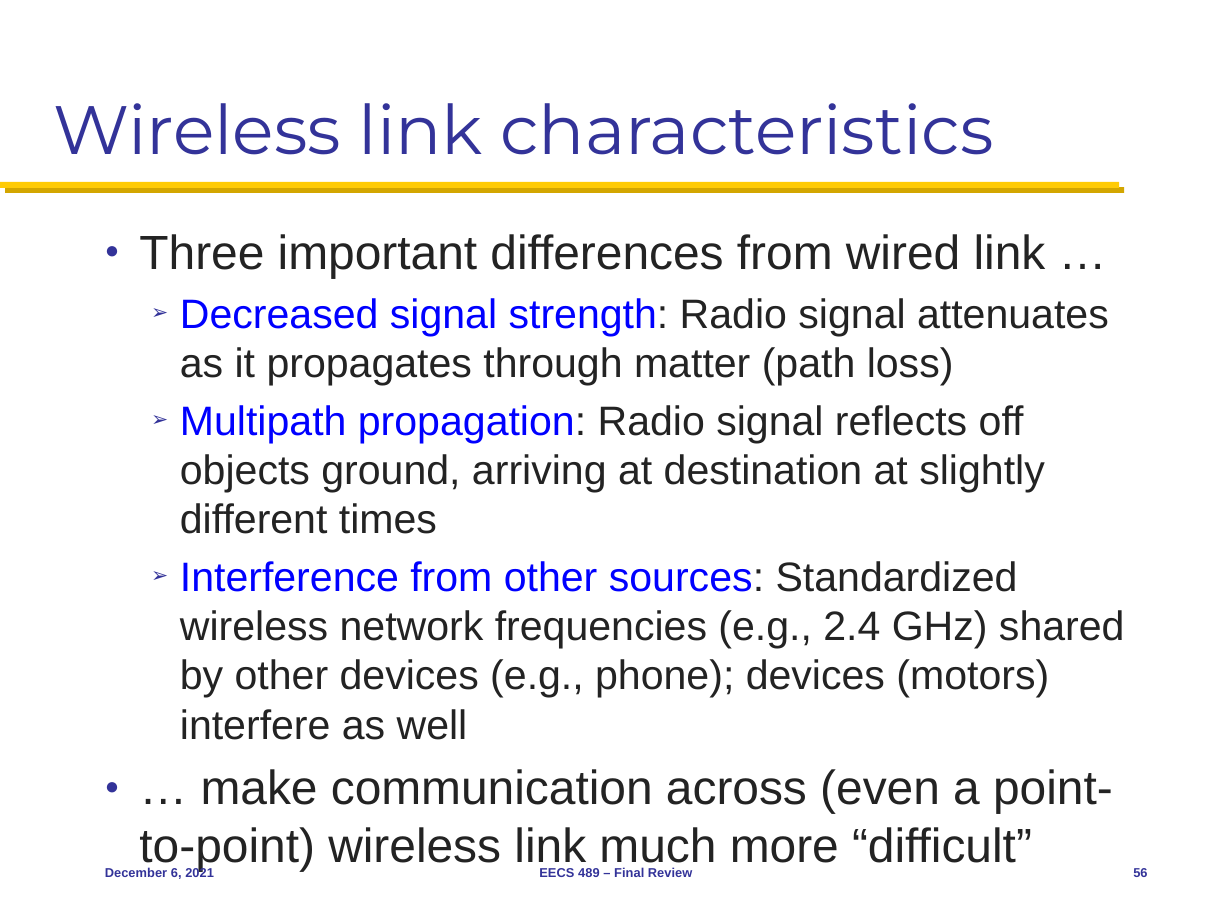
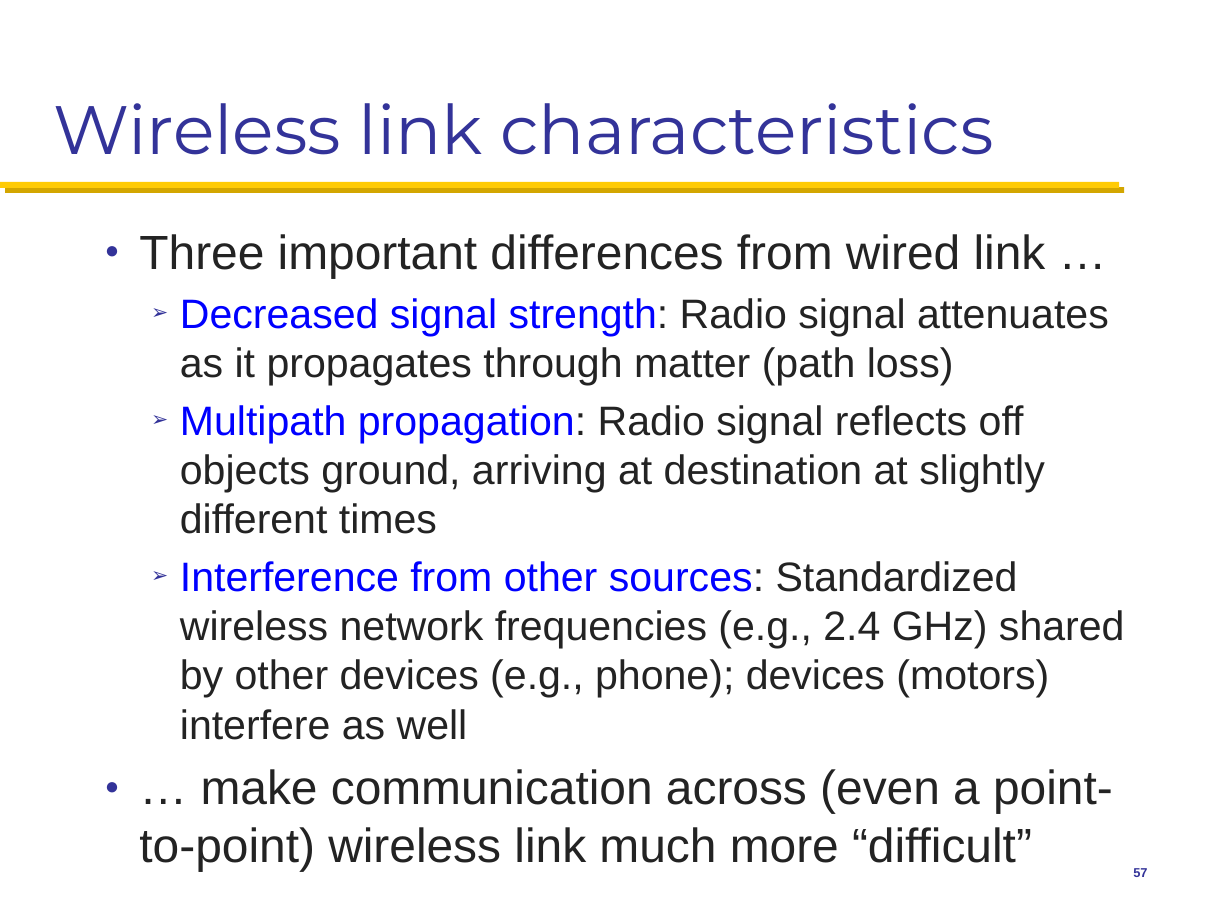
Before and after one commit to mosharaf/eecs489, a slide deck: slide 57 of Slides/120621.pptx (slide 56 before the commit). Drawn at 1232x924 pixels with LibreOffice and Linux fonts; fonts in the diff are those of the drawing. Boxes give left, top, right and bottom in pixels: in the first picture for what was removed or moved away, otherwise in the second. Text is boxed around its words. In the diff, an @@ line names an element or a change of style, - is before the commit and + after.

```diff
--- a/Slides/120621.pptx
+++ b/Slides/120621.pptx
@@ text removed at [105, 867, 214, 879] @@
-December 6, 2021
@@ text removed at [539, 867, 692, 877] @@
-EECS 489 – Final Review
@@ page number at [1133, 868, 1147, 877]: text changed @@
-56
+57
```
Also in this commit, not shown: 9 other slides changed, 1 slide added.
